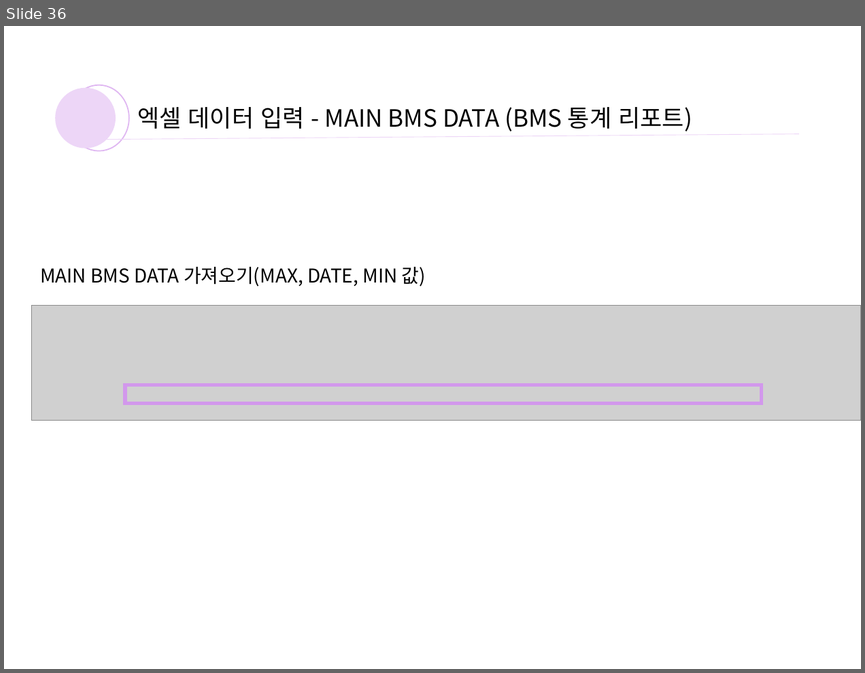
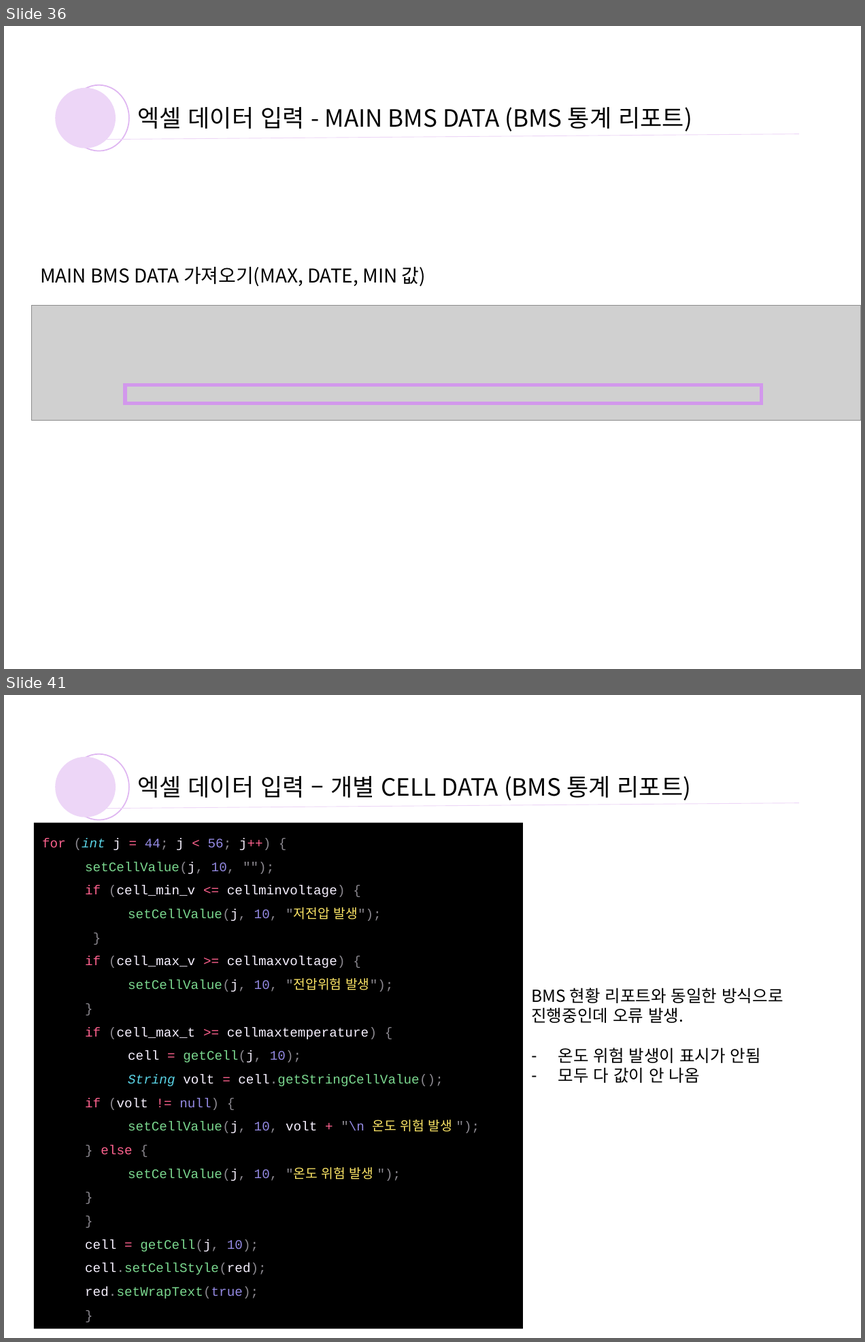
Before and after one commit to yoosooop/INTERN_log, a slide deck: bms 엑셀 파일 생성.pptx. Shown one above the other, each under a label of ours: slide 36 before the commit, slides 36 and 41 after it; the slides between them are not shown. The pictures are 865x673 and 865x1342 pixels, drawn with LibreOffice and Linux fonts; fonts in the diff are those of the drawing; grey boxes stand for pictures. Boxes give left, top, right and bottom in pixels: in the first picture for what was removed or moved away, otherwise in the second. Text is boxed around its words. In the diff, an @@ line names an element or a change of style, - is before the commit and + after.

```diff
--- a/bms 엑셀 파일 생성.pptx
+++ b/bms 엑셀 파일 생성.pptx
@@ slide 41 added at (4,695,861,1338), background #FFFFFF @@
@@ ellipse added at (68,754,128,820), outline #D298EC 1 pt @@
@@ ellipse added at (56,757,116,817), fill #EDD6F7 @@
@@ text added at (137,776,691,800), 20 pt, text #000000 @@
+엑셀 데이터 입력 – 개별 CELL DATA (BMS 통계 리포트)
@@ line added from (107, 808) to (799, 803), #EDD6F7 0.5 pt @@
@@ rectangle added at (34,823,524,1328), fill #000000, 11 pt, text #F7F1FF @@
+for (int j = 44; j < 56; j++) {
+setCellValue(j, 10, "");
+  if (cell_min_v <= cellminvoltage) {
+  setCellValue(j, 10, "저전압 발생");
+  }
+  if (cell_max_v >= cellmaxvoltage) {
+  setCellValue(j, 10, "전압위험 발생");
+  }
+  if (cell_max_t >= cellmaxtemperature) {
+    cell = getCell(j, 10);
+    String volt = cell.getStringCellValue();
+  if (volt != null) {
+  setCellValue(j, 10, volt + "\n 온도 위험 발생 ");
+  } else {
+  setCellValue(j, 10, "온도 위험 발생 ");
+  }
+  }
+  cell = getCell(j, 10);
+  cell.setCellStyle(red);
+  red.setWrapText(true);
+  }
@@ text added at (531,987,783,1083), 14 pt, text #000000 @@
+BMS 현황 리포트와 동일한 방식으로 진행중인데 오류 발생.
+– 온도 위험 발생이 표시가 안됨
+– 모두 다 값이 안 나옴
```
Also in this commit, not shown: 2 slides changed, 2 other slides added, 4 slides removed, 1 other file.
